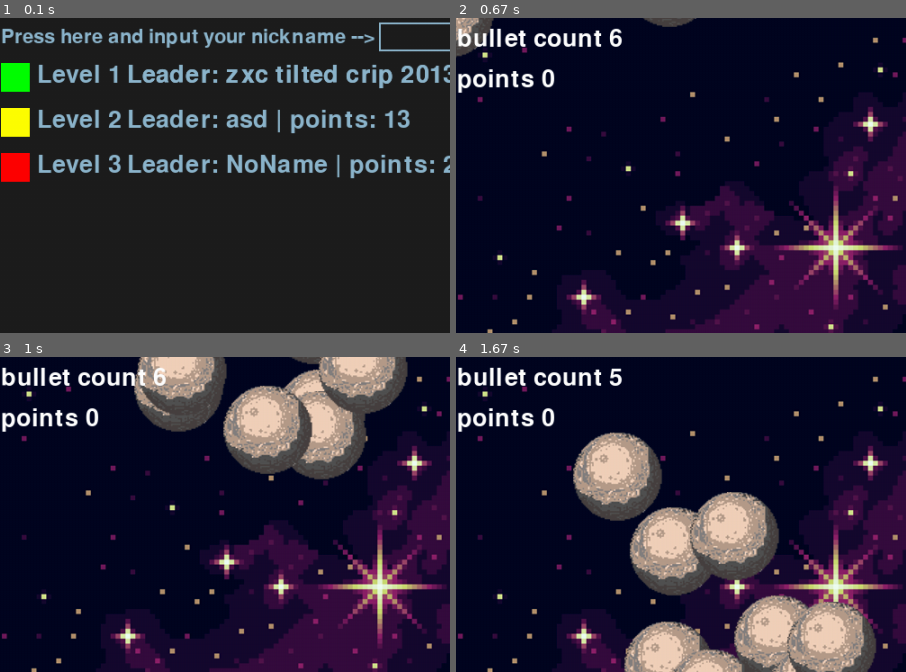
Above: before the commit, frames 1-4 (two rows, left to right).
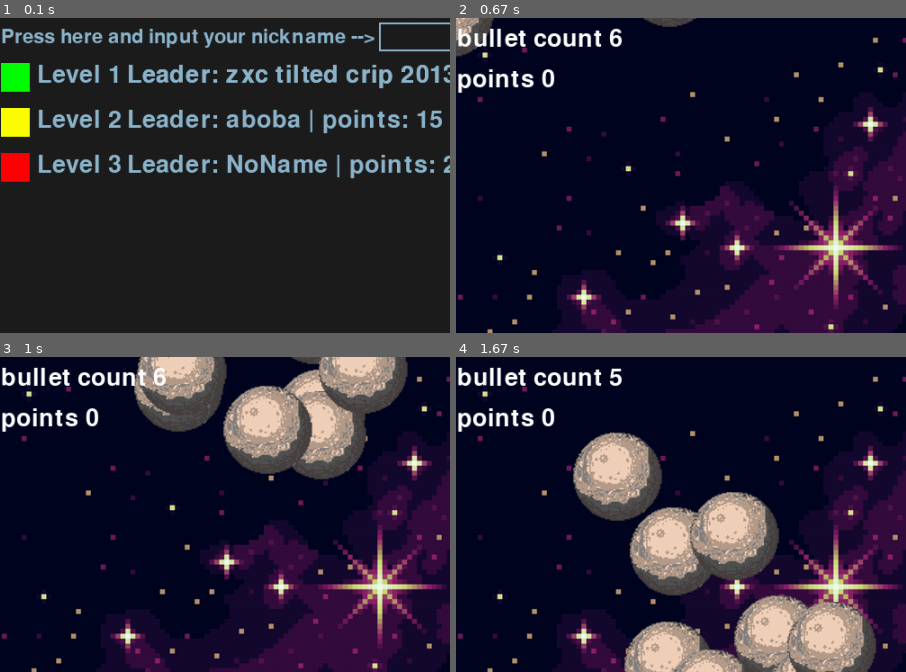
Above: after the commit, the same moments.

Repository: Igortopchik229/pygame-project
Game: pygame game, started from main.py
The game is run twice, just before and just after one commit, with the same random seed, the same clock (stepped at 60 frames per second) and the same inputs.
Inputs (mouse positions are % of the whole screen's width and height, from its top left):
- Up to frame 1 (0.1 s): no input
- Up to frame 2 (0.67 s): click (3, 17) at 0.38 s
- Up to frame 3 (1 s): hold Right from 0.67 s (still down)
- Up to frame 4 (1.67 s): release Right at 1.13 s; hold Up 1.22-1.52 s; tap Space at 1.28, 1.62 s; hold Right from 1.55 s (still down)
The pictures show only the part of the screen within x 1-51%, y 0-50%; the shares and areas given below are measured in that part.

The runs differ from the first frame. In frame 1, 1.5% of the frame differs, in the area x 53-99%, y 28-37%; in frame 2, nothing differs; in frame 3, nothing differs; in frame 4, nothing differs.

Commit message:
ready withput comments

Diff:
--- a/main.py
+++ b/main.py
@@ -183,7 +183,7 @@
     level_2_score_name = pg.font.Font(None, 40)
     level_3_score_name = pg.font.Font(None, 40)
     color_active = pg.Color('dodgerblue2')
-    manual = pg.font.Font(None, 32)
+    manual_nick = pg.font.Font(None, 32)
     text_manual = 'Press here and input your nickname -->'
     color = color_inactive
     active = False
@@ -220,7 +220,7 @@
                             nick = text
         screen.fill((30, 30, 30))
         txt_surface = font_input.render(text, True, color)
-        manual_r = manual.render(text_manual, True, color_inactive)
+        manual_r = manual_nick.render(text_manual, True, color_inactive)
         lvl1 = level_1_text.render('Level 1', True, color_inactive)
         lvl2 = level_2_text.render('Level 2', True, color_inactive)
         lvl3 = level_3_text.render('Level 3', True, color_inactive)
--- a/scores.txt
+++ b/scores.txt
@@ -1,3 +1,3 @@
 zxc tilted crip 2013 18
-asd 13
+aboba 15
 NoName 28
Not shown, added: requirements.txt
